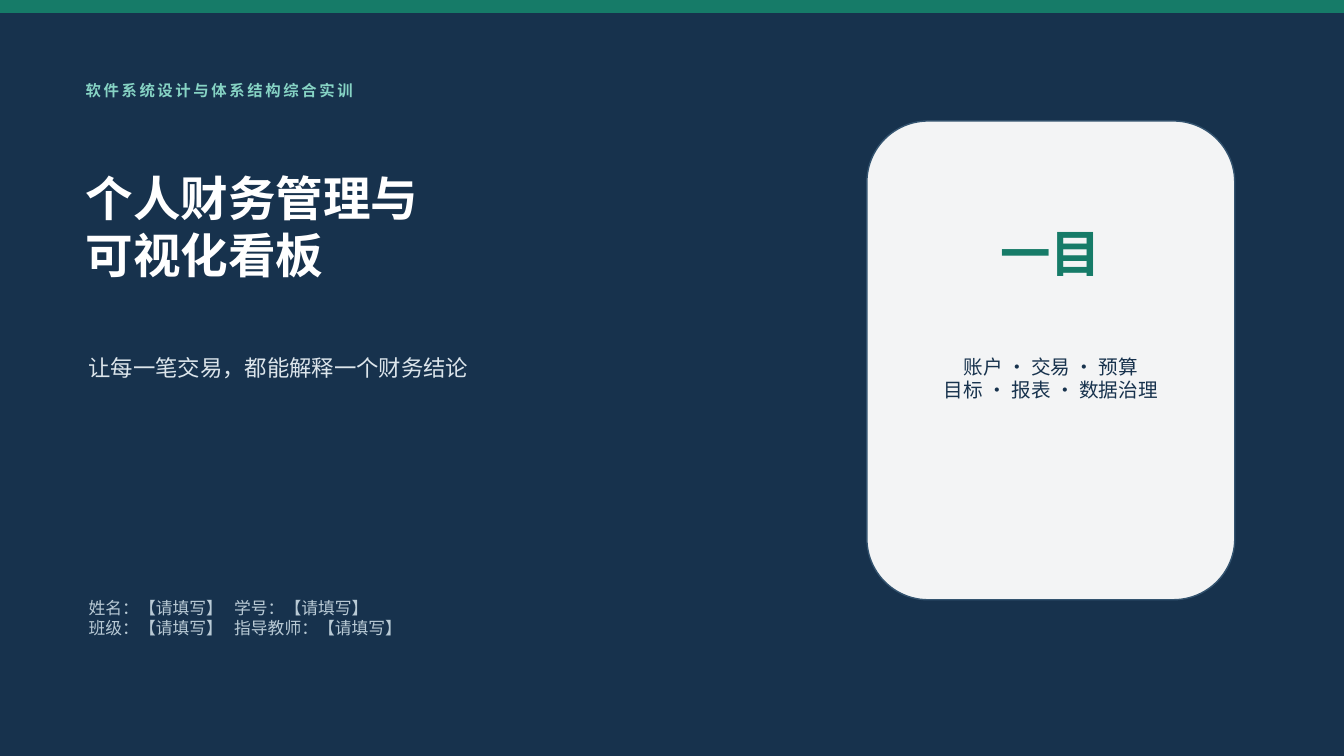
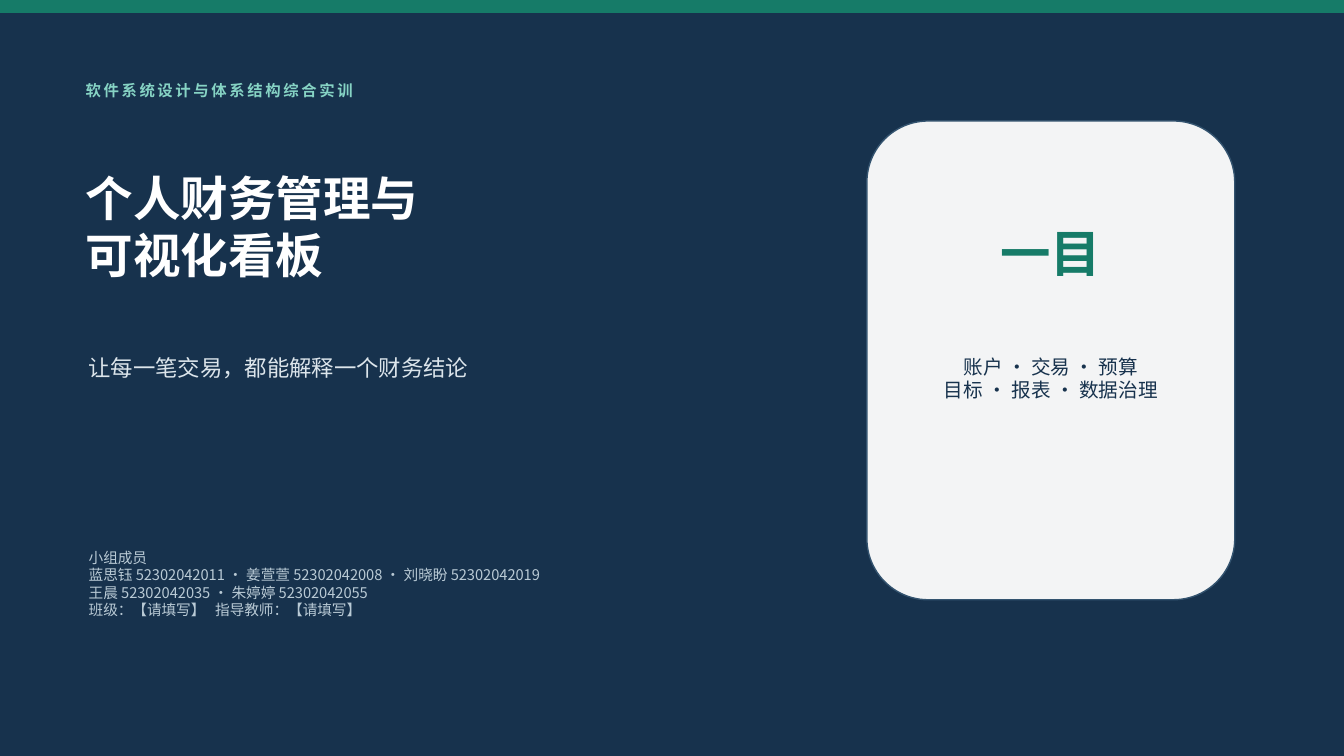
Before and after one commit to 0625jxx/yimu-finance-dashboard, a slide deck: slide 1 of deliverables/个人财务管理与可视化看板-答辩演示.pptx. Drawn at 1344x756 pixels with LibreOffice and Linux fonts; fonts in the diff are those of the drawing. Boxes give left, top, right and bottom in pixels: in the first picture for what was removed or moved away, otherwise in the second. Text is boxed around its words. In the diff, an @@ line names an element or a change of style, - is before the commit and + after.

```diff
--- a/deliverables/个人财务管理与可视化看板-答辩演示.pptx
+++ b/deliverables/个人财务管理与可视化看板-答辩演示.pptx
@@ text "小组成员": place and size @@
-text "小组成员" at (89,600,402,636)
+text "小组成员" at (89,550,540,617)
@@ text at (89,550,540,599): text changed; size 12 to 10.5 pt @@
-姓名：【请填写】 学号：【请填写】
+小组成员
+蓝思钰 52302042011 · 姜萱萱 52302042008 · 刘晓盼 52302042019
+王晨 52302042035 · 朱婷婷 52302042055
@@ text at (89,602,361,617): size 12 to 10.5 pt in "班级：【请填写】 指导教师：【请填写】" @@
```
Also in this commit, not shown: 1 other slide changed, 8 other files.
